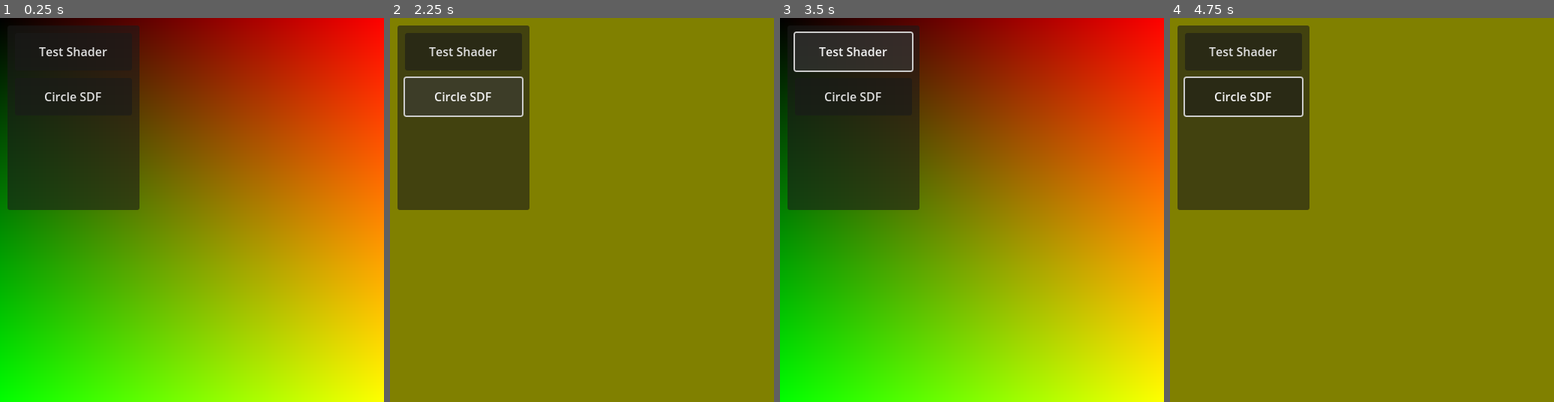
Above: before the commit, frames 1-4 (left to right).
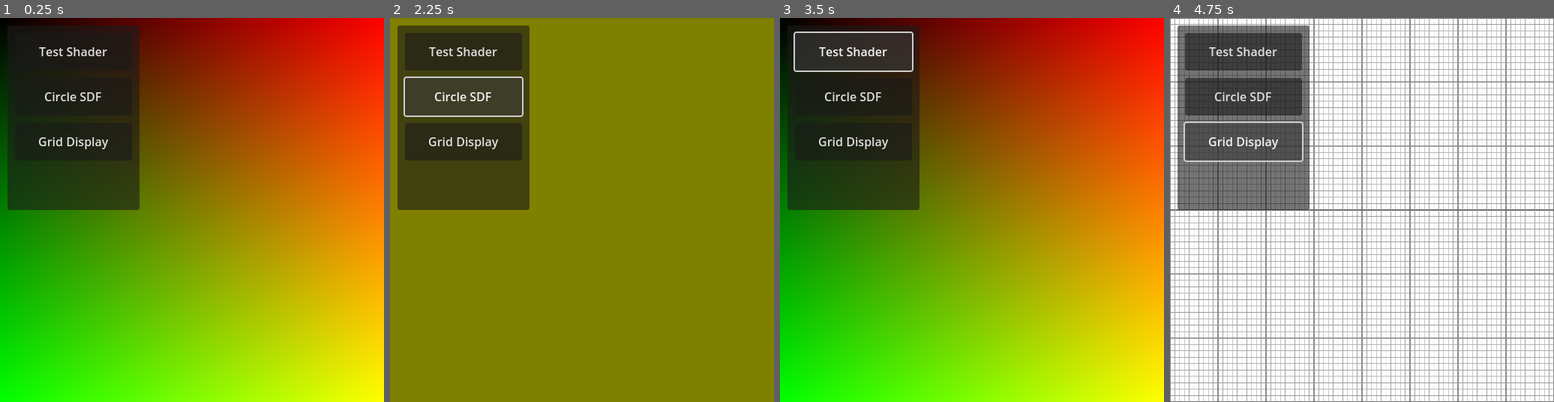
Above: after the commit, the same moments.

Repository: Izendi/radiance_cascades_V2
Game: Godot game, scene res://scenes/node_main.tscn
The game is run twice, just before and just after one commit, with the same random seed, the same clock (stepped at 60 frames per second) and the same inputs.
Inputs (mouse positions are in pixels of both pictures, inside the frame that each line leads up to):
- Up to frame 1 (0.25 s): no input
- Up to frame 2 (2.25 s): click (462, 140) at 0.5 s, where only the run after the commit has a clickable "Grid Display"; click "Test Shader" at 1.25 s; click "Circle SDF" at 2 s
- Up to frame 3 (3.5 s): click "Test Shader" at 2.75 s
- Up to frame 4 (4.75 s): click "Circle SDF" at 3.5 s; click (1242, 140) at 4.25 s, where only the run after the commit has a clickable "Grid Display"

The runs differ from the first frame. In frame 1, 0.2% of the frame differs, in the area x 10-29%, y 31-35%; in frame 2, 0.2%; in frame 3, 0.2%; in frame 4, 99%, in the area x 0-100%, y 0-100%.

Commit message:
added an additonal shader to the test shader pool

Diff:
--- a/scenes/node_main.tscn
+++ b/scenes/node_main.tscn
@@ -1,9 +1,10 @@
-[gd_scene load_steps=10 format=3 uid="uid://bdnu8fnyer222"]
+[gd_scene load_steps=12 format=3 uid="uid://bdnu8fnyer222"]
 
 [ext_resource type="Script" uid="uid://7pclqypncw2c" path="res://scenes/node_main_script.gd" id="1_ta4a1"]
 [ext_resource type="Shader" uid="uid://t84ols7oncvw" path="res://shaders/display_1_shader.gdshader" id="2_lbbxc"]
 [ext_resource type="Shader" uid="uid://c8fqqtj2xywd2" path="res://shaders/test_shader_1.gdshader" id="2_ta4a1"]
 [ext_resource type="Shader" uid="uid://mv78gxwyahhe" path="res://shaders/circle_sdf_shader.gdshader" id="4_u0iwh"]
+[ext_resource type="Shader" uid="uid://buekpfuu244t1" path="res://shaders/grid_background_shader.gdshader" id="5_gqu34"]
 
 [sub_resource type="ShaderMaterial" id="ShaderMaterial_u0iwh"]
 shader = ExtResource("2_lbbxc")
@@ -19,6 +20,9 @@
 
 [sub_resource type="ShaderMaterial" id="ShaderMaterial_gqu34"]
 shader = ExtResource("4_u0iwh")
+
+[sub_resource type="ShaderMaterial" id="ShaderMaterial_07a3n"]
+shader = ExtResource("5_gqu34")
 
 [node name="Node2D_main" type="Node2D"]
 script = ExtResource("1_ta4a1")
@@ -45,6 +49,16 @@
 
 [node name="MeshInstance2D" type="MeshInstance2D" parent="SubViewport_2"]
 material = SubResource("ShaderMaterial_gqu34")
+position = Vector2(256, 256)
+mesh = SubResource("QuadMesh_lbbxc")
+
+[node name="SubViewport_3" type="SubViewport" parent="."]
+disable_3d = true
+handle_input_locally = false
+render_target_update_mode = 4
+
+[node name="MeshInstance2D" type="MeshInstance2D" parent="SubViewport_3"]
+material = SubResource("ShaderMaterial_07a3n")
 position = Vector2(256, 256)
 mesh = SubResource("QuadMesh_lbbxc")
 
@@ -94,5 +108,19 @@
 offset_bottom = -0.04800415
 text = "Circle SDF"
 
+[node name="Button_3" type="Button" parent="CanvasLayer/Control/Panel"]
+layout_mode = 1
+anchors_preset = -1
+anchor_left = 0.057000004
+anchor_top = 0.528
+anchor_right = 0.943
+anchor_bottom = 0.73200005
+offset_left = -0.03200054
+offset_top = 0.11201477
+offset_right = 0.03199768
+offset_bottom = -0.072006226
+text = "Grid Display"
+
 [connection signal="pressed" from="CanvasLayer/Control/Panel/Button_1" to="." method="_on_button_test_shader_pressed"]
 [connection signal="pressed" from="CanvasLayer/Control/Panel/Button_2" to="." method="_on_button_sdf_circle_shader_pressed"]
+[connection signal="pressed" from="CanvasLayer/Control/Panel/Button_3" to="." method="_on_button_grid_display_shader_pressed"]
--- a/scenes/node_main_script.gd
+++ b/scenes/node_main_script.gd
@@ -16,3 +16,8 @@
 func _on_button_sdf_circle_shader_pressed():
 	fullScreenQuadTexture_1 = $SubViewport_2.get_texture()
 	$MeshInstance2D.material.set_shader_parameter("src_tex", fullScreenQuadTexture_1)
+
+
+func _on_button_grid_display_shader_pressed():
+	fullScreenQuadTexture_1 = $SubViewport_3.get_texture()
+	$MeshInstance2D.material.set_shader_parameter("src_tex", fullScreenQuadTexture_1)
--- /dev/null
+++ b/shaders/grid_background_shader.gdshader
@@ -0,0 +1,60 @@
+shader_type canvas_item;
+
+const vec3 BLACK = vec3(0.0, 0.0, 0.0);
+const vec3 WHITE = vec3(1.0, 1.0, 1.0);
+const vec3 GREY = vec3(0.6, 0.6, 0.6);
+
+float inverseLerp(float v, float minValue, float maxValue)
+{
+    return (v - minValue) / (maxValue - minValue);
+}
+
+float remap(float v, float inMin, float inMax, float outMin, float outMax)
+{
+    float t = inverseLerp(v, inMin, inMax);
+    return mix(outMin, outMax, t);
+}
+
+vec3 BackgroundColor(vec2 texCoords)
+{
+    float distFromCenter = length(abs(texCoords - 0.5));
+
+    float vignette = 1.0 - distFromCenter;
+
+    vignette = smoothstep(0.0, 0.7, vignette);
+    vignette = remap(vignette, 0.0, 1.0, 0.3, 1.0);
+
+    return vec3(vignette);
+}
+
+vec3 drawGrid(vec2 texCoord, vec3 color, vec3 lineColor, float cellSpacing, float lineWidth)
+{
+    vec2 resolution = vec2(800, 600);
+    vec2 center = texCoord - 0.5;
+    vec2 cells = abs(fract(center * resolution / cellSpacing) - 0.5);
+    float distToEdge = (0.5 - max(cells.x, cells.y)) * cellSpacing;
+    float lines = smoothstep(0.0, lineWidth, distToEdge);
+
+    color = mix(lineColor, color, lines);
+
+    return color;
+}
+
+void vertex()
+{
+	// Called for every vertex the material is visible on.
+}
+
+void fragment()
+{
+	vec3 backgroundColor = vec3(1.0, 1.0, 1.0);
+	backgroundColor = drawGrid(UV, backgroundColor, BLACK, 100.0, 1.5);
+	backgroundColor = drawGrid(UV, backgroundColor, GREY, 10.0, 1.0);
+
+	COLOR = vec4(backgroundColor, 1.0);
+}
+
+//void light() {
+//	// Called for every pixel for every light affecting the CanvasItem.
+//	// Uncomment to replace the default light processing function with this one.
+//}
Not shown, added: shaders/grid_background_shader.gdshader.uid
